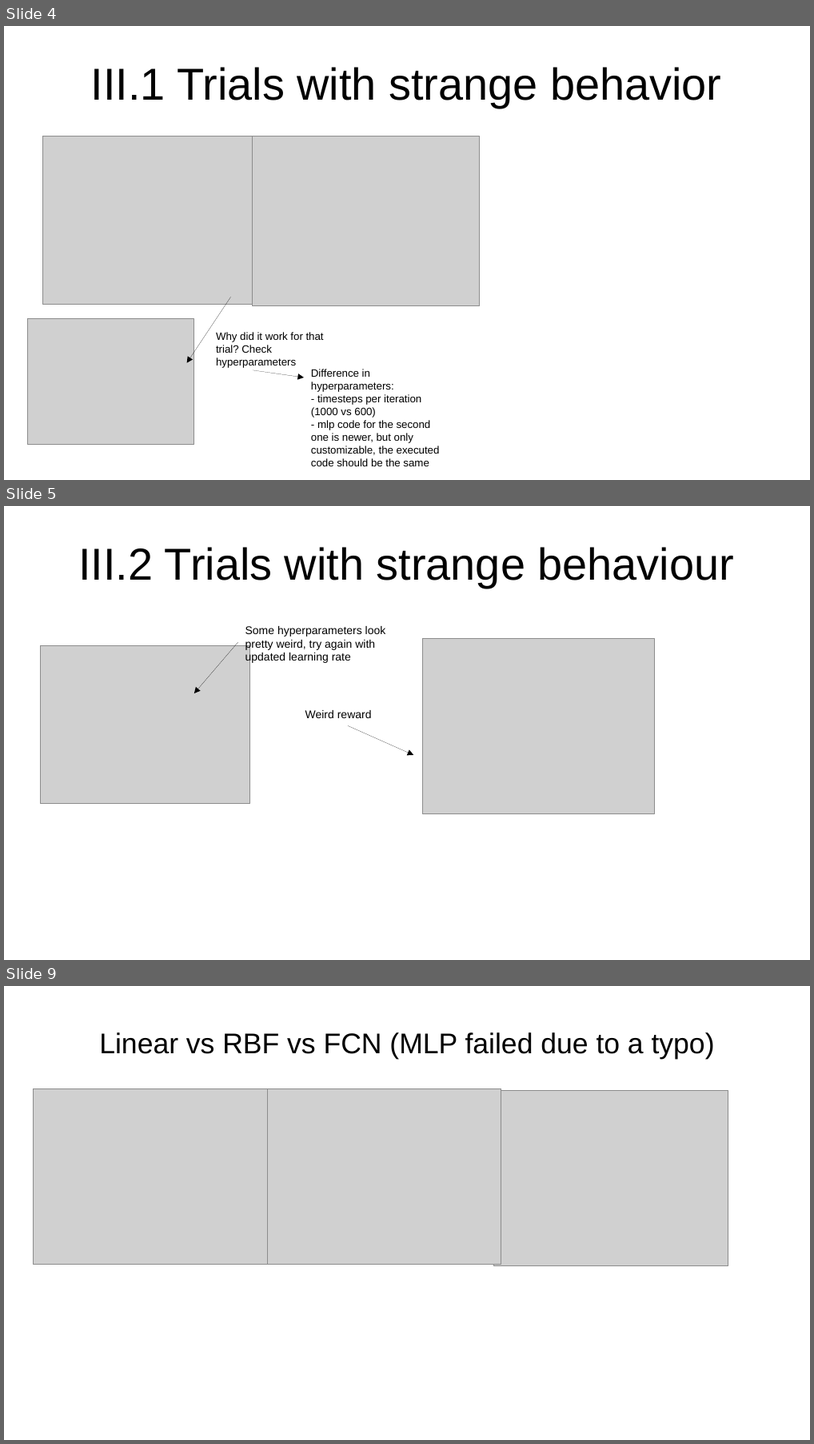
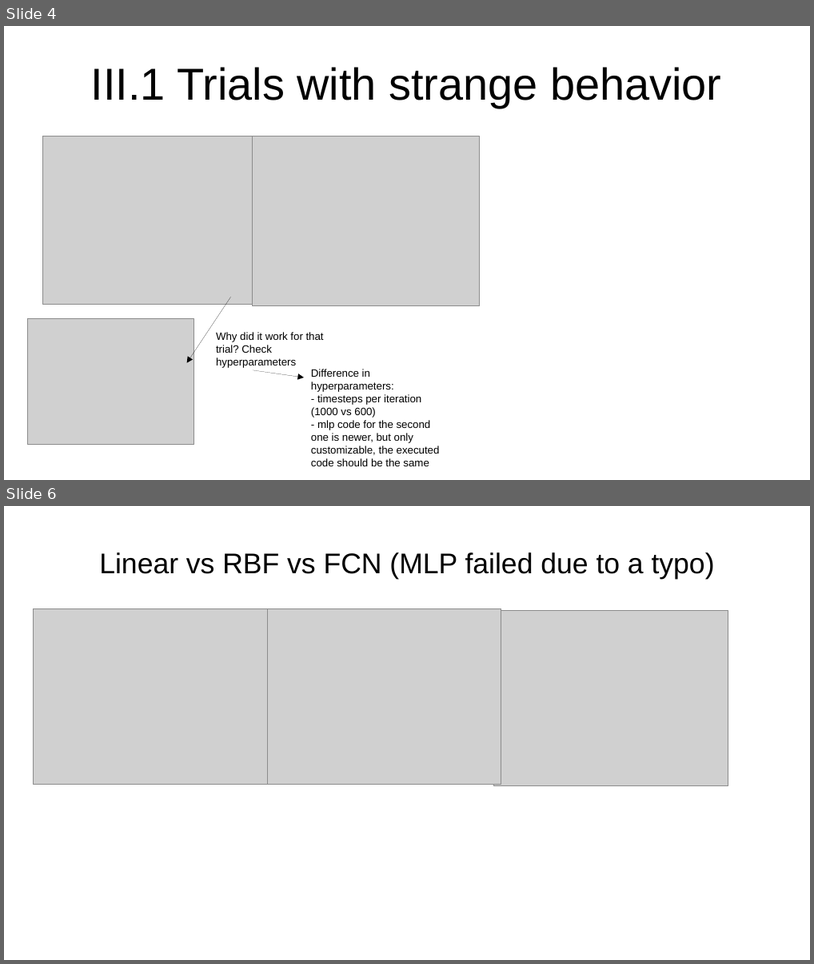
Before and after one commit to sgillen/seagul, a slide deck: seagul/rllib/rllib_with_rbf/Temporary_Results.odp. Shown one above the other, each under a label of ours: slides 4, 5 and 9 before the commit, slides 4 and 6 after it; the slides between them are not shown. The pictures are 814x1444 and 814x964 pixels, drawn with LibreOffice and Linux fonts; fonts in the diff are those of the drawing; grey boxes stand for pictures. Boxes give left, top, right and bottom in pixels: in the first picture for what was removed or moved away, otherwise in the second. Text is boxed around its words. In the diff, an @@ line names an element or a change of style, - is before the commit and + after.

```diff
--- a/seagul/rllib/rllib_with_rbf/Temporary_Results.odp
+++ b/seagul/rllib/rllib_with_rbf/Temporary_Results.odp
@@ slide 5 removed at <box>4,506,810,960</box>, background #FFFFFF @@
@@ title removed at <box>78,547,734,588</box> @@
-III.2 Trials with strange behaviour
@@ picture removed at <box>41,646,250,803</box> @@
@@ arrow removed from (238, 642) to (194, 693) @@
@@ text removed at <box>246,626,386,664</box> @@
-Some hyperparameters look pretty weird, try again with updated learning rate
@@ picture removed at <box>422,639,655,813</box> @@
@@ text removed at <box>306,710,372,718</box> @@
-Weird reward
@@ arrow removed from (348, 725) to (414, 755) @@
@@ what was slide 9 is now slide 6 @@
```
Also in this commit, not shown: 4 slides changed, 10 slides added, 2 other slides removed, 34 other files.
